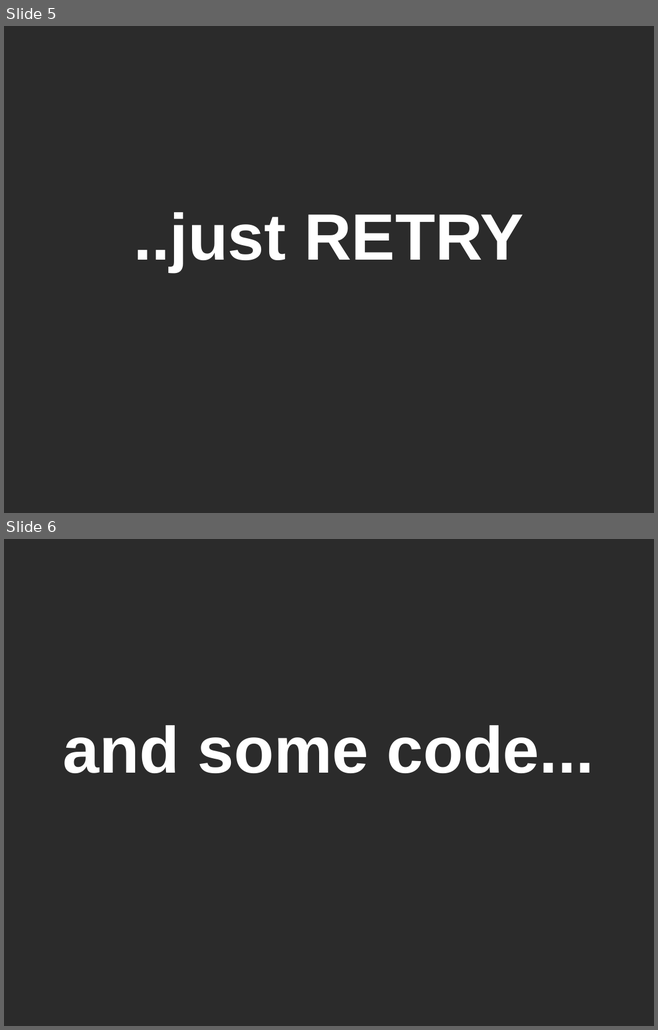
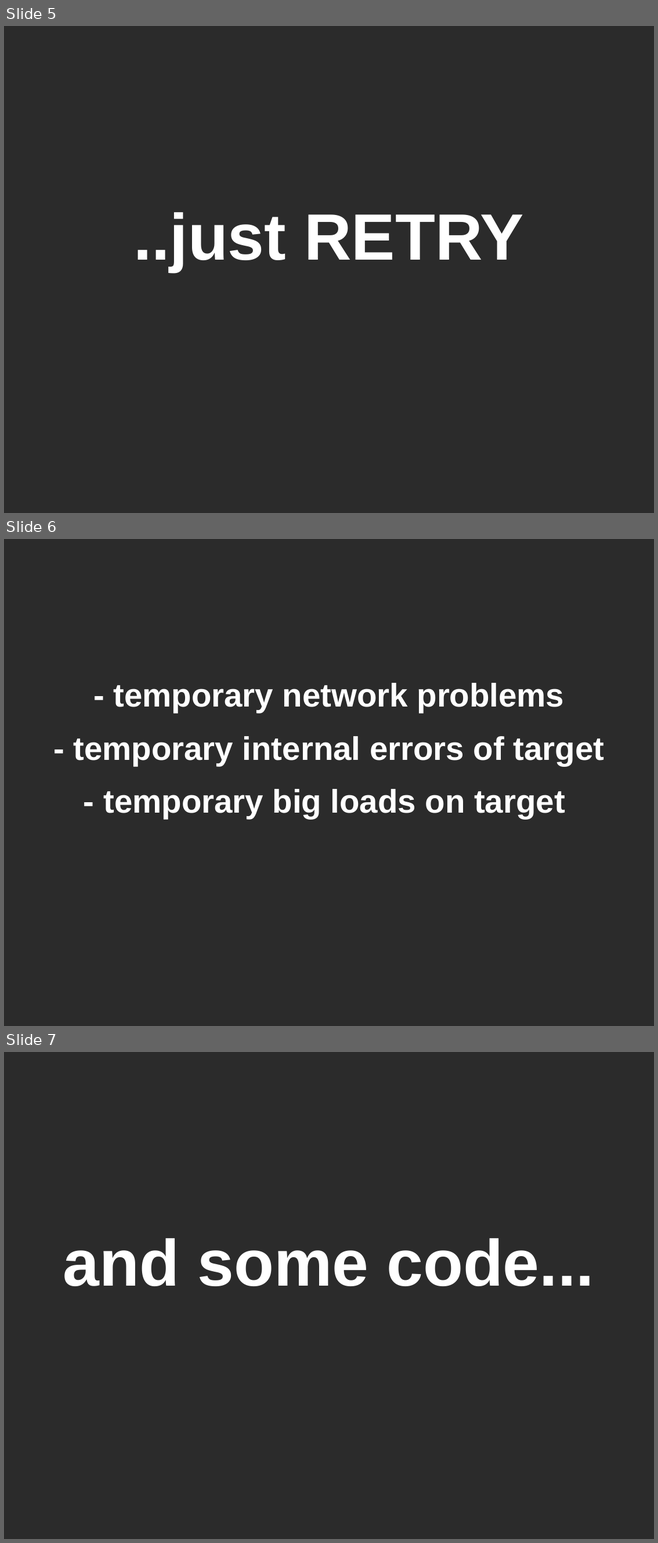
Before and after one commit to mateuszwinnicki/talks, a slide deck: ResiliencePatternsIntroduction/ResiliencePatternsIntroduction.odp. Shown one above the other, each under a label of ours: slides 5 and 6 before the commit, slides 5, 6 and 7 after it. The pictures are 658x1030 and 658x1543 pixels, drawn with LibreOffice and Linux fonts; fonts in the diff are those of the drawing; background and template pictures are left out; a plain dark background stands for a picture behind light text. Boxes give left, top, right and bottom in pixels: in the first picture for what was removed or moved away, otherwise in the second. Text is boxed around its words. In the diff, an @@ line names an element or a change of style, - is before the commit and + after.

```diff
--- a/ResiliencePatternsIntroduction/ResiliencePatternsIntroduction.odp
+++ b/ResiliencePatternsIntroduction/ResiliencePatternsIntroduction.odp
@@ slide 6 added at (4,539,654,1026), background picture (left out) @@
@@ subtitle added at (74,683,604,819), 40 pt, text #FFFFFF, bold @@
+- temporary network problems
+- temporary internal errors of target
+- temporary big loads on target
@@ what was slide 6 is now slide 7 @@
```
Also in this commit, not shown: 3 other slides added, 7 other files.
